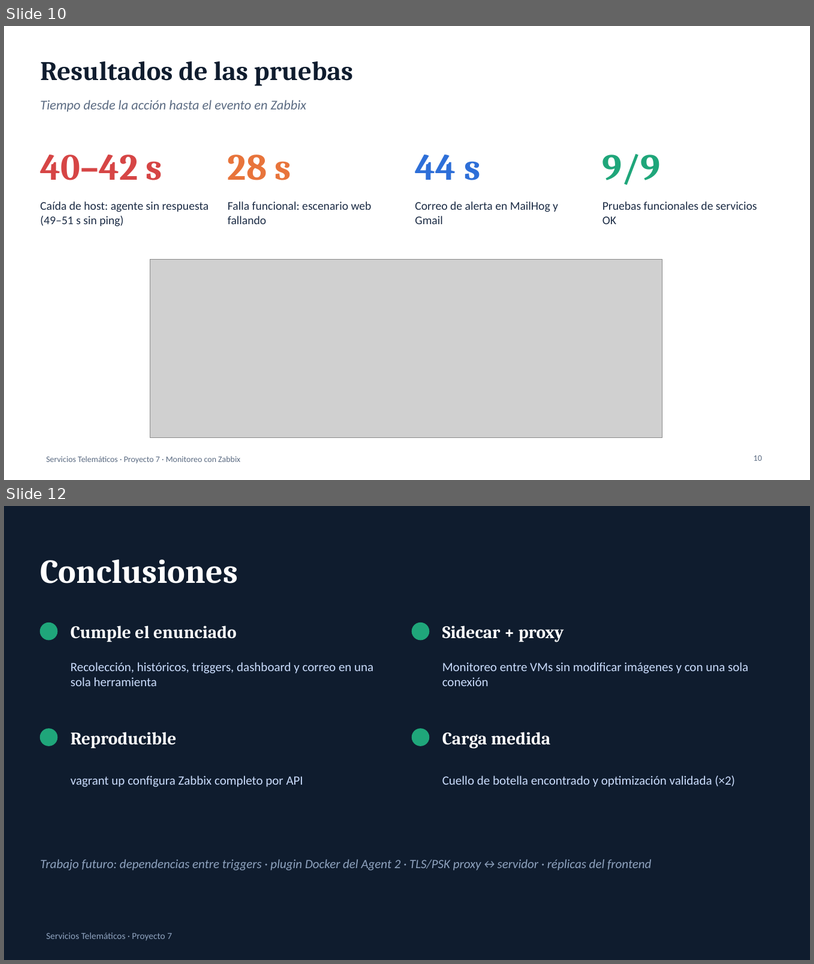
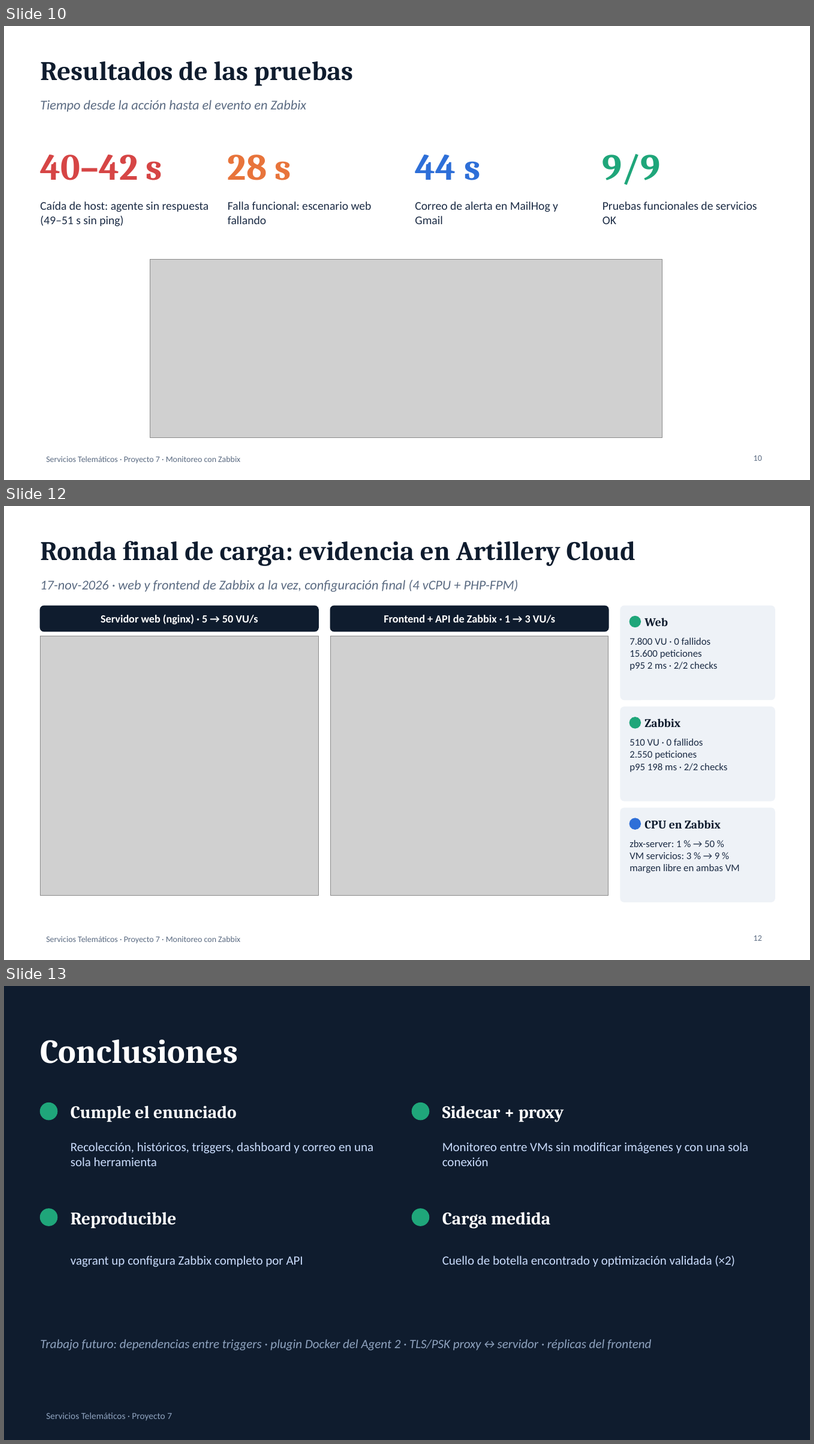
Before and after one commit to phantom-beat/Project-zabbix, a slide deck: docs/Presentacion_Proyecto7.pptx. Shown one above the other, each under a label of ours: slides 10 and 12 before the commit, slides 10, 12 and 13 after it; the slides between them are not shown. The pictures are 814x964 and 814x1444 pixels, drawn with LibreOffice and Linux fonts; fonts in the diff are those of the drawing; grey boxes stand for pictures. Boxes give left, top, right and bottom in pixels: in the first picture for what was removed or moved away, otherwise in the second. Text is boxed around its words. In the diff, an @@ line names an element or a change of style, - is before the commit and + after.

Commit message:
Diapositiva de ronda final de carga con capturas de Artillery Cloud y CPU medida por Zabbix

```diff
--- a/docs/Presentacion_Proyecto7.pptx
+++ b/docs/Presentacion_Proyecto7.pptx
@@ slide 12 added at bbox=[4, 506, 810, 960], background #FFFFFF; not listed: 1 template element that a slide beside it also shows @@
@@ text added at bbox=[40, 541, 636, 566], 32 pt, text #0F1C2E, bold @@
+Ronda final de carga: evidencia en Artillery Cloud
@@ text added at bbox=[40, 580, 519, 592], 16 pt, text #5B6B82, italic @@
+17-nov-2026 · web y frontend de Zabbix a la vez, configuración final (4 vCPU + PHP-FPM)
@@ rounded rectangle added at bbox=[40, 606, 318, 631], fill #0F1C2E, outline #0F1C2E 1 pt @@
@@ rounded rectangle added at bbox=[330, 606, 609, 631], fill #0F1C2E, outline #0F1C2E 1 pt @@
@@ rounded rectangle added at bbox=[621, 606, 776, 700], fill #EEF2F7, outline #EEF2F7 1 pt @@
@@ text added at bbox=[101, 614, 258, 624], 13 pt, text #FFFFFF, bold @@
+Servidor web (nginx) · 5 → 50 VU/s
@@ text added at bbox=[384, 615, 555, 623], 13 pt, text #FFFFFF, bold @@
+Frontend + API de Zabbix · 1 → 3 VU/s
@@ ellipse added at bbox=[630, 616, 641, 627], fill #1FA67A, outline #1FA67A 1 pt @@
@@ text added at bbox=[645, 618, 668, 626], 14 pt, text #0F1C2E, bold @@
+Web
@@ picture added at bbox=[40, 636, 318, 895] @@
@@ picture added at bbox=[330, 636, 609, 895] @@
@@ text added at bbox=[630, 637, 717, 670], 12 pt, text #1B2B44 @@
+7.800 VU · 0 fallidos
+15.600 peticiones
+p95 2 ms · 2/2 checks
@@ rounded rectangle added at bbox=[621, 707, 776, 801], fill #EEF2F7, outline #EEF2F7 1 pt @@
@@ ellipse added at bbox=[630, 717, 641, 728], fill #1FA67A, outline #1FA67A 1 pt @@
@@ text added at bbox=[645, 718, 681, 727], 14 pt, text #0F1C2E, bold @@
+Zabbix
@@ text added at bbox=[630, 738, 728, 772], 12 pt, text #1B2B44 @@
+510 VU · 0 fallidos
+2.550 peticiones
+p95 198 ms · 2/2 checks
@@ rounded rectangle added at bbox=[621, 808, 776, 901], fill #EEF2F7, outline #EEF2F7 1 pt @@
@@ ellipse added at bbox=[630, 818, 641, 829], fill #2E6FD8, outline #2E6FD8 1 pt @@
@@ text added at bbox=[645, 820, 721, 828], 14 pt, text #0F1C2E, bold @@
+CPU en Zabbix
@@ text added at bbox=[630, 840, 740, 873], 12 pt, text #1B2B44 @@
+zbx-server: 1 % → 50 %
+VM servicios: 3 % → 9 %
+margen libre en ambas VM
@@ page number added at bbox=[754, 935, 762, 940], 10 pt, text #5B6B82 @@
+12
@@ what was slide 12 is now slide 13 @@
```
Also in this commit, not shown: 6 other files.
